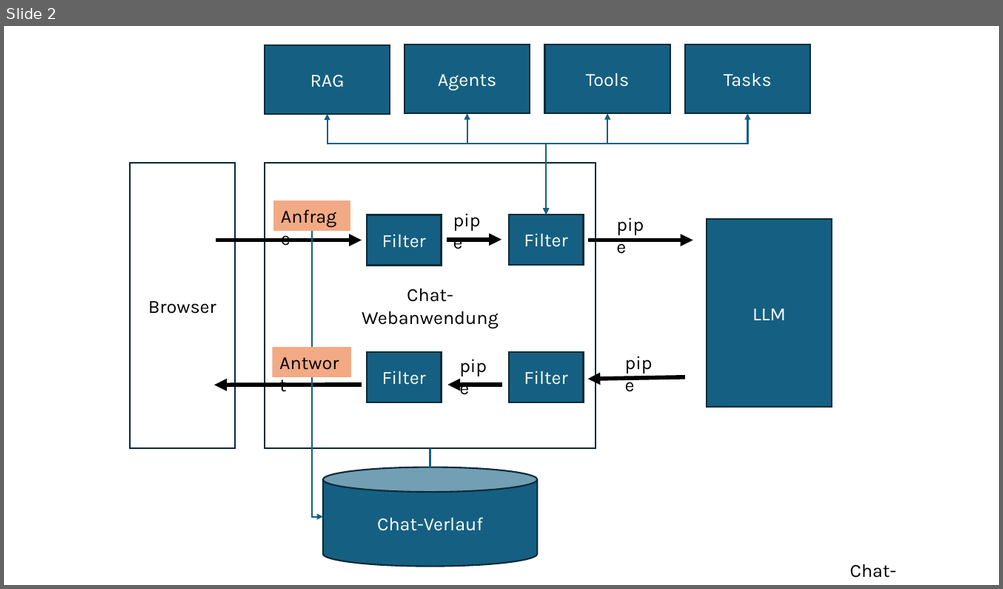
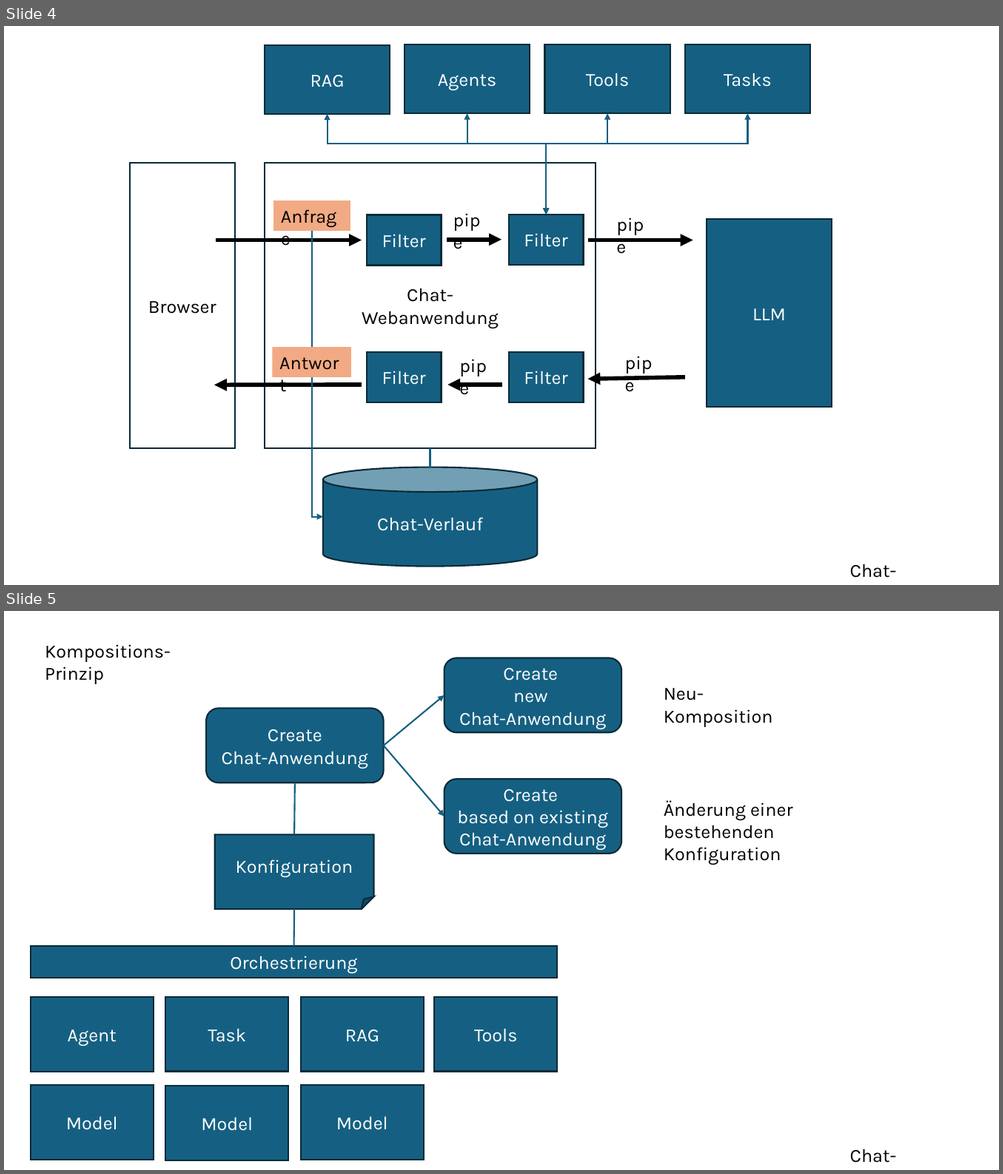
Before and after one commit to dneumnn/RAKIPOEV, a slide deck: RAKIPOEV-docs/docs/ppt/Building-Blocks.pptx. Shown one above the other, each under a label of ours: slide 2 before the commit, slides 4 and 5 after it. The pictures are 1003x589 and 1003x1174 pixels, drawn with LibreOffice and Linux fonts; fonts in the diff are those of the drawing. Boxes give left, top, right and bottom in pixels: in the first picture for what was removed or moved away, otherwise in the second. Text is boxed around its words. In the diff, an @@ line names an element or a change of style, - is before the commit and + after.

Commit message:
ppt

```diff
--- a/RAKIPOEV-docs/docs/ppt/Building-Blocks.pptx
+++ b/RAKIPOEV-docs/docs/ppt/Building-Blocks.pptx
@@ slide 5 added at (x1=4, y1=611, x2=999, y2=1170), background #FFFFFF @@
@@ text added at (x1=45, y1=644, x2=170, y2=684), 18 pt, text #000000 @@
+Kompositions-Prinzip
@@ rounded rectangle added at (x1=444, y1=658, x2=622, y2=732), fill #156082, outline #092A39 1.5 pt, 18 pt, text #FFFFFF @@
+Create
+new
+Chat-Anwendung
@@ arrow added from (384, 745) to (444, 695), #156082 1.5 pt @@
@@ text added at (x1=663, y1=688, x2=773, y2=727), 18 pt, text #000000 @@
+Neu-Komposition
@@ rounded rectangle added at (x1=206, y1=708, x2=384, y2=783), fill #156082, outline #092A39 1.5 pt, 18 pt, text #FFFFFF @@
+Create
+Chat-Anwendung
@@ arrow added from (384, 745) to (444, 816), #156082 1.5 pt @@
@@ line added from (295, 783) to (294, 834), #156082 1.5 pt @@
@@ rounded rectangle added at (x1=444, y1=779, x2=622, y2=854), fill #156082, outline #092A39 1.5 pt, 18 pt, text #FFFFFF @@
+Create
+based on existing
+Chat-Anwendung
@@ text added at (x1=663, y1=800, x2=793, y2=866), 18 pt, text #000000 @@
+Änderung einer bestehenden
+Konfiguration
@@ folded corner added at (x1=215, y1=834, x2=374, y2=909), fill #156082, outline #092A39 1.5 pt, 18 pt, text #FFFFFF @@
+Konfiguration
@@ line added from (294, 909) to (293, 946), #156082 1.5 pt @@
@@ rectangle added at (x1=31, y1=946, x2=558, y2=978), fill #156082, outline #092A39 1.5 pt, 18 pt, text #FFFFFF @@
+Orchestrierung
@@ rectangle added at (x1=31, y1=997, x2=154, y2=1072), fill #156082, outline #092A39 1.5 pt, 18 pt, text #FFFFFF @@
+Agent
@@ rectangle added at (x1=166, y1=997, x2=289, y2=1072), fill #156082, outline #092A39 1.5 pt, 18 pt, text #FFFFFF @@
+Task
@@ rectangle added at (x1=301, y1=997, x2=424, y2=1072), fill #156082, outline #092A39 1.5 pt, 18 pt, text #FFFFFF @@
+RAG
@@ rectangle added at (x1=435, y1=997, x2=558, y2=1072), fill #156082, outline #092A39 1.5 pt, 18 pt, text #FFFFFF @@
+Tools
@@ rectangle added at (x1=31, y1=1085, x2=154, y2=1160), fill #156082, outline #092A39 1.5 pt, 18 pt, text #FFFFFF @@
+Model
@@ rectangle added at (x1=166, y1=1086, x2=289, y2=1161), fill #156082, outline #092A39 1.5 pt, 18 pt, text #FFFFFF @@
+Model
@@ rectangle added at (x1=301, y1=1085, x2=424, y2=1160), fill #156082, outline #092A39 1.5 pt, 18 pt, text #FFFFFF @@
+Model
@@ text added at (x1=850, y1=1149, x2=896, y2=1163), 18 pt, text #000000 @@
+Chat-Anwendung
@@ what was slide 2 is now slide 4 @@
```
Also in this commit, not shown: 3 other slides added, 1 other file.
